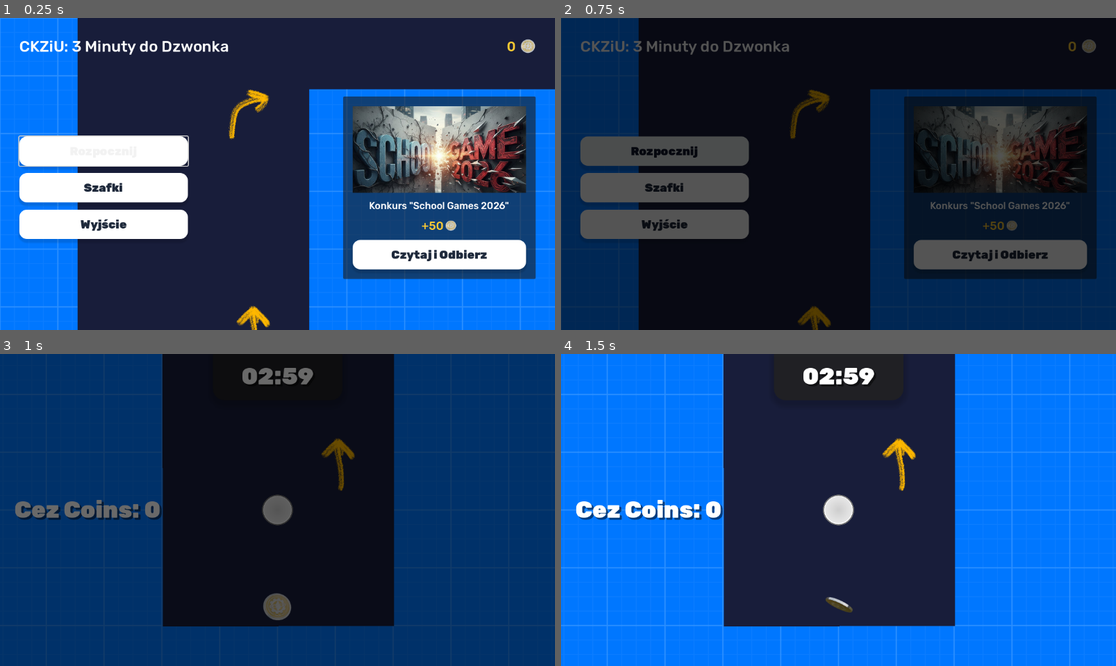
Above: before the commit, frames 1-4 (two rows, left to right).
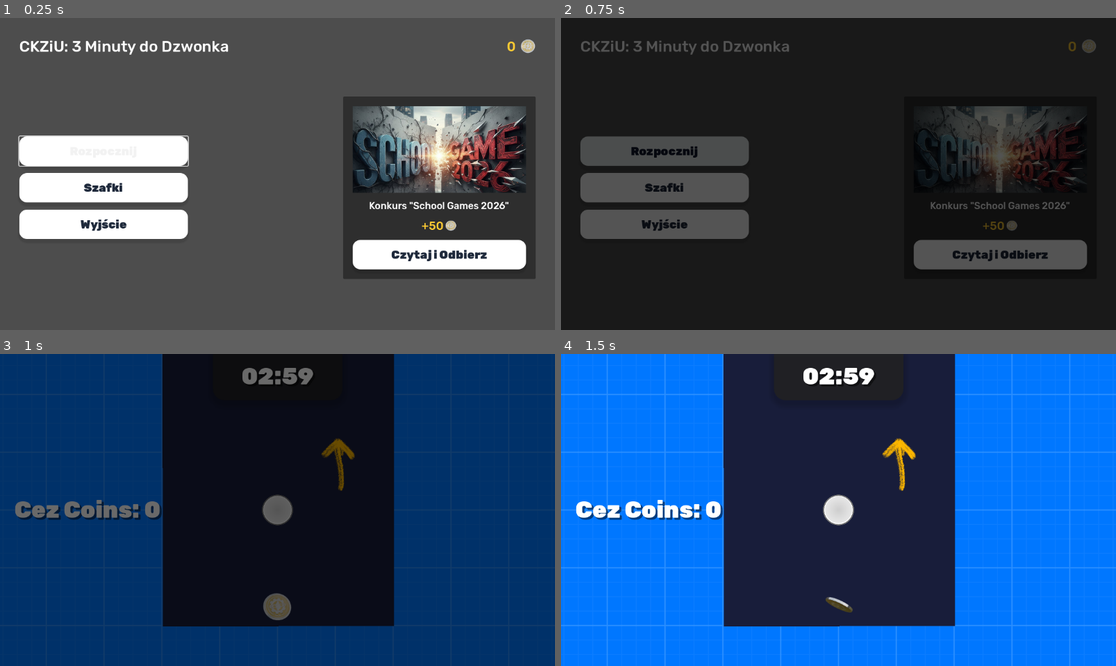
Above: after the commit, the same moments.

Repository: Moderrek/project-ricochet
Game: Godot game, scene res://scenes/menus/main_menu.tscn
Two runs of this game, one before a commit and one after it. Both use one fixed random seed, a clock stepped at 60 frames per second and the inputs below.
Inputs (mouse positions are in pixels of both pictures, inside the frame that each line leads up to):
- Up to frame 1 (0.25 s): no input
- Up to frame 2 (0.75 s): click "Rozpocznij" at 0.5 s
- Up to frame 3 (1 s): no input
- Up to frame 4 (1.5 s): move the mouse to (960, 494) at 1.27 s; click (960, 494) at 1.42 s

The runs differ from the first frame. In frame 1, 79% of the frame differs, in the area x 0-100%, y 0-100%; in frame 2, 25%; in frame 3, nothing differs; in frame 4, nothing differs.

Commit message:
refactor(main_menu): separate UI into CanvasLayer - changed main_menu type from CanvasLayer to Node2D

Diff:
--- a/scenes/menus/main_menu.gd
+++ b/scenes/menus/main_menu.gd
@@ -1,11 +1,11 @@
-extends Control
+extends Node2D
 
-@onready var play_button: Button = $MainMargin/MainLayout/ContentArea/MenuButtons/PlayButton
-@onready var lockers_button: Button = $MainMargin/MainLayout/ContentArea/MenuButtons/LockersButton
-@onready var quit_button: Button = $MainMargin/MainLayout/ContentArea/MenuButtons/QuitButton
+@onready var play_button: Button = $UILayer/MainMargin/MainLayout/ContentArea/MenuButtons/PlayButton
+@onready var lockers_button: Button = $UILayer/MainMargin/MainLayout/ContentArea/MenuButtons/LockersButton
+@onready var quit_button: Button = $UILayer/MainMargin/MainLayout/ContentArea/MenuButtons/QuitButton
 
-@onready var news_button: Button = $MainMargin/MainLayout/ContentArea/NewsCard/MarginContainer/VBoxContainer/NewsButton
-@onready var coin_amount_label: Label = $MainMargin/MainLayout/TopBar/CoinDisplay/CoinAmount
+@onready var news_button: Button = $UILayer/MainMargin/MainLayout/ContentArea/NewsCard/MarginContainer/VBoxContainer/NewsButton
+@onready var coin_amount_label: Label = $UILayer/MainMargin/MainLayout/TopBar/CoinDisplay/CoinAmount
 
 func _ready() -> void:
 	_update_coin_display()
--- a/scenes/menus/main_menu.tscn
+++ b/scenes/menus/main_menu.tscn
@@ -4,192 +4,130 @@
 [ext_resource type="Script" uid="uid://desjhxanthuch" path="res://scenes/menus/main_menu.gd" id="1_xqga4"]
 [ext_resource type="Texture2D" uid="uid://6jn3rswpudft" path="res://assets/images/school_game.jpg" id="3_2o76q"]
 [ext_resource type="Texture2D" uid="uid://cgj8rglvy6xvc" path="res://assets/images/cez_coin_64x64.png" id="3_6bivr"]
-[ext_resource type="Shader" uid="uid://mb272d4b0hl6" path="res://shaders/blueprint.gdshader" id="5_8r73w"]
-[ext_resource type="Texture2D" uid="uid://dphek2jkg6fc6" path="res://assets/images/arrow_up.png" id="6_1hnlc"]
-[ext_resource type="Texture2D" uid="uid://i8oc6vj7ysmw" path="res://assets/images/arrow_turn_right.png" id="7_50h1w"]
 
-[sub_resource type="ShaderMaterial" id="ShaderMaterial_euy4r"]
-shader = ExtResource("5_8r73w")
-shader_parameter/blueprint_blue = Color(0, 0.467, 1, 1)
-shader_parameter/line_color = Color(1, 1, 1, 1)
-shader_parameter/line_threshold = 0.6
-shader_parameter/line_smoothness = 0.02
-shader_parameter/grid_strength = 0.15
-shader_parameter/grid_scale = 120.0
-shader_parameter/grid_subdivisions = 4.0
-shader_parameter/scroll_speed = Vector2(0, 0)
+[node name="MainMenu" type="Node2D" unique_id=2013969466]
+z_index = 1000
+script = ExtResource("1_xqga4")
 
-[sub_resource type="PhysicsMaterial" id="PhysicsMaterial_bre17"]
-friction = 0.0
-bounce = 0.7
+[node name="UILayer" type="CanvasLayer" parent="." unique_id=1580600634]
 
-[node name="MainMenu" type="Control" unique_id=1517494793]
-z_index = 1000
-layout_mode = 3
+[node name="MainMargin" type="MarginContainer" parent="UILayer" unique_id=430129322]
 anchors_preset = 15
 anchor_right = 1.0
 anchor_bottom = 1.0
 grow_horizontal = 2
 grow_vertical = 2
 theme = ExtResource("1_ovrgc")
-script = ExtResource("1_xqga4")
-
-[node name="World" type="Node2D" parent="." unique_id=702107351]
-position = Vector2(400, 747)
-
-[node name="BlueprintBackground" type="ColorRect" parent="World" unique_id=39029553]
-material = SubResource("ShaderMaterial_euy4r")
-anchors_preset = 15
-anchor_right = 1.0
-anchor_bottom = 1.0
-offset_left = -1834.0
-offset_top = -2462.0
-offset_right = 2166.0
-offset_bottom = 1538.0
-grow_horizontal = 2
-grow_vertical = 2
-mouse_filter = 2
-
-[node name="Corridor" type="StaticBody2D" parent="World" unique_id=146266033]
-physics_material_override = SubResource("PhysicsMaterial_bre17")
-
-[node name="CollisionPolygon2D" type="CollisionPolygon2D" parent="World/Corridor" unique_id=874256926]
-use_parent_material = true
-build_mode = 1
-polygon = PackedVector2Array(-238, 242, 242, 241, 242, -599, 960, -599, 963, -1079, -240, -1076)
-
-[node name="Polygon2D" type="Polygon2D" parent="World/Corridor" unique_id=225880537]
-color = Color(0.09430001, 0.11465501, 0.23, 1)
-polygon = PackedVector2Array(-238, 242, 242, 241, 242, -599, 960, -599, 963, -1079, -240, -1076)
-uv = PackedVector2Array(-353, 13)
-
-[node name="ArrowUp" type="Sprite2D" parent="World" unique_id=1009582966]
-position = Vector2(134, -92)
-scale = Vector2(0.25, 0.25)
-texture = ExtResource("6_1hnlc")
-
-[node name="Sprite2D" type="Sprite2D" parent="World" unique_id=2138081024]
-position = Vector2(118, -544)
-scale = Vector2(0.25, 0.25)
-texture = ExtResource("7_50h1w")
-
-[node name="MainMargin" type="MarginContainer" parent="." unique_id=430129322]
-layout_mode = 1
-anchors_preset = 15
-anchor_right = 1.0
-anchor_bottom = 1.0
-grow_horizontal = 2
-grow_vertical = 2
 theme_override_constants/margin_left = 40
 theme_override_constants/margin_top = 40
 theme_override_constants/margin_right = 40
 theme_override_constants/margin_bottom = 40
 
-[node name="MainLayout" type="VBoxContainer" parent="MainMargin" unique_id=944859870]
+[node name="MainLayout" type="VBoxContainer" parent="UILayer/MainMargin" unique_id=944859870]
 layout_mode = 2
 theme_override_constants/separation = 20
 
-[node name="TopBar" type="HBoxContainer" parent="MainMargin/MainLayout" unique_id=1720189936]
+[node name="TopBar" type="HBoxContainer" parent="UILayer/MainMargin/MainLayout" unique_id=1720189936]
 layout_mode = 2
 
-[node name="TitleLabel" type="Label" parent="MainMargin/MainLayout/TopBar" unique_id=110136393]
+[node name="TitleLabel" type="Label" parent="UILayer/MainMargin/MainLayout/TopBar" unique_id=110136393]
 layout_mode = 2
 theme_override_font_sizes/font_size = 32
 text = "CKZiU: 3 Minuty do Dzwonka"
 
-[node name="TopSpacer" type="Control" parent="MainMargin/MainLayout/TopBar" unique_id=668834174]
+[node name="TopSpacer" type="Control" parent="UILayer/MainMargin/MainLayout/TopBar" unique_id=668834174]
 layout_mode = 2
 size_flags_horizontal = 3
 
-[node name="CoinDisplay" type="HBoxContainer" parent="MainMargin/MainLayout/TopBar" unique_id=467468669]
+[node name="CoinDisplay" type="HBoxContainer" parent="UILayer/MainMargin/MainLayout/TopBar" unique_id=467468669]
 layout_mode = 2
 theme_override_constants/separation = 10
 
-[node name="CoinAmount" type="Label" parent="MainMargin/MainLayout/TopBar/CoinDisplay" unique_id=658122286]
+[node name="CoinAmount" type="Label" parent="UILayer/MainMargin/MainLayout/TopBar/CoinDisplay" unique_id=658122286]
 layout_mode = 2
 theme_override_colors/font_color = Color(1, 0.8, 0.2, 1)
 theme_override_font_sizes/font_size = 28
 text = "0"
 
-[node name="CoinIcon" type="TextureRect" parent="MainMargin/MainLayout/TopBar/CoinDisplay" unique_id=1978924447]
+[node name="CoinIcon" type="TextureRect" parent="UILayer/MainMargin/MainLayout/TopBar/CoinDisplay" unique_id=1978924447]
 custom_minimum_size = Vector2(32, 32)
 layout_mode = 2
 texture = ExtResource("3_6bivr")
 expand_mode = 1
 stretch_mode = 5
 
-[node name="ContentArea" type="HBoxContainer" parent="MainMargin/MainLayout" unique_id=305516811]
+[node name="ContentArea" type="HBoxContainer" parent="UILayer/MainMargin/MainLayout" unique_id=305516811]
 layout_mode = 2
 size_flags_vertical = 3
 
-[node name="MenuButtons" type="VBoxContainer" parent="MainMargin/MainLayout/ContentArea" unique_id=88940318]
+[node name="MenuButtons" type="VBoxContainer" parent="UILayer/MainMargin/MainLayout/ContentArea" unique_id=88940318]
 custom_minimum_size = Vector2(350, 0)
 layout_mode = 2
 size_flags_vertical = 4
 theme_override_constants/separation = 15
 
-[node name="PlayButton" type="Button" parent="MainMargin/MainLayout/ContentArea/MenuButtons" unique_id=2000788285]
+[node name="PlayButton" type="Button" parent="UILayer/MainMargin/MainLayout/ContentArea/MenuButtons" unique_id=2000788285]
 layout_mode = 2
 text = "Rozpocznij"
 
-[node name="LockersButton" type="Button" parent="MainMargin/MainLayout/ContentArea/MenuButtons" unique_id=575374972]
+[node name="LockersButton" type="Button" parent="UILayer/MainMargin/MainLayout/ContentArea/MenuButtons" unique_id=575374972]
 layout_mode = 2
 text = "Szafki"
 
-[node name="QuitButton" type="Button" parent="MainMargin/MainLayout/ContentArea/MenuButtons" unique_id=689877172]
+[node name="QuitButton" type="Button" parent="UILayer/MainMargin/MainLayout/ContentArea/MenuButtons" unique_id=689877172]
 layout_mode = 2
 text = "Wyjście"
 
-[node name="CenterSpacer" type="Control" parent="MainMargin/MainLayout/ContentArea" unique_id=34008324]
+[node name="CenterSpacer" type="Control" parent="UILayer/MainMargin/MainLayout/ContentArea" unique_id=34008324]
 layout_mode = 2
 size_flags_horizontal = 3
 
-[node name="NewsCard" type="PanelContainer" parent="MainMargin/MainLayout/ContentArea" unique_id=1774389139]
+[node name="NewsCard" type="PanelContainer" parent="UILayer/MainMargin/MainLayout/ContentArea" unique_id=1774389139]
 custom_minimum_size = Vector2(400, 0)
 layout_mode = 2
 size_flags_vertical = 4
 
-[node name="MarginContainer" type="MarginContainer" parent="MainMargin/MainLayout/ContentArea/NewsCard" unique_id=500756663]
+[node name="MarginContainer" type="MarginContainer" parent="UILayer/MainMargin/MainLayout/ContentArea/NewsCard" unique_id=500756663]
 layout_mode = 2
 theme_override_constants/margin_left = 20
 theme_override_constants/margin_top = 20
 theme_override_constants/margin_right = 20
 theme_override_constants/margin_bottom = 20
 
-[node name="VBoxContainer" type="VBoxContainer" parent="MainMargin/MainLayout/ContentArea/NewsCard/MarginContainer" unique_id=1727837593]
+[node name="VBoxContainer" type="VBoxContainer" parent="UILayer/MainMargin/MainLayout/ContentArea/NewsCard/MarginContainer" unique_id=1727837593]
 layout_mode = 2
 theme_override_constants/separation = 15
 
-[node name="NewsImage" type="TextureRect" parent="MainMargin/MainLayout/ContentArea/NewsCard/MarginContainer/VBoxContainer" unique_id=313167878]
+[node name="NewsImage" type="TextureRect" parent="UILayer/MainMargin/MainLayout/ContentArea/NewsCard/MarginContainer/VBoxContainer" unique_id=313167878]
 custom_minimum_size = Vector2(0, 180)
 layout_mode = 2
 texture = ExtResource("3_2o76q")
 expand_mode = 1
 stretch_mode = 6
 
-[node name="NewsTitle" type="Label" parent="MainMargin/MainLayout/ContentArea/NewsCard/MarginContainer/VBoxContainer" unique_id=956951839]
+[node name="NewsTitle" type="Label" parent="UILayer/MainMargin/MainLayout/ContentArea/NewsCard/MarginContainer/VBoxContainer" unique_id=956951839]
 layout_mode = 2
 theme_override_font_sizes/font_size = 20
 text = "Konkurs \"School Games 2026\""
 horizontal_alignment = 1
 autowrap_mode = 2
 
-[node name="RewardBox" type="HBoxContainer" parent="MainMargin/MainLayout/ContentArea/NewsCard/MarginContainer/VBoxContainer" unique_id=1352271414]
+[node name="RewardBox" type="HBoxContainer" parent="UILayer/MainMargin/MainLayout/ContentArea/NewsCard/MarginContainer/VBoxContainer" unique_id=1352271414]
 layout_mode = 2
 alignment = 1
 
-[node name="RewardLabel" type="Label" parent="MainMargin/MainLayout/ContentArea/NewsCard/MarginContainer/VBoxContainer/RewardBox" unique_id=1654480846]
+[node name="RewardLabel" type="Label" parent="UILayer/MainMargin/MainLayout/ContentArea/NewsCard/MarginContainer/VBoxContainer/RewardBox" unique_id=1654480846]
 layout_mode = 2
 theme_override_colors/font_color = Color(1, 0.8, 0.2, 1)
 text = "+50"
 
-[node name="RewardIcon" type="TextureRect" parent="MainMargin/MainLayout/ContentArea/NewsCard/MarginContainer/VBoxContainer/RewardBox" unique_id=113383083]
+[node name="RewardIcon" type="TextureRect" parent="UILayer/MainMargin/MainLayout/ContentArea/NewsCard/MarginContainer/VBoxContainer/RewardBox" unique_id=113383083]
 custom_minimum_size = Vector2(24, 24)
 layout_mode = 2
 texture = ExtResource("3_6bivr")
 expand_mode = 1
 stretch_mode = 5
 
-[node name="NewsButton" type="Button" parent="MainMargin/MainLayout/ContentArea/NewsCard/MarginContainer/VBoxContainer" unique_id=640320816]
+[node name="NewsButton" type="Button" parent="UILayer/MainMargin/MainLayout/ContentArea/NewsCard/MarginContainer/VBoxContainer" unique_id=640320816]
 layout_mode = 2
 text = "Czytaj i Odbierz"
